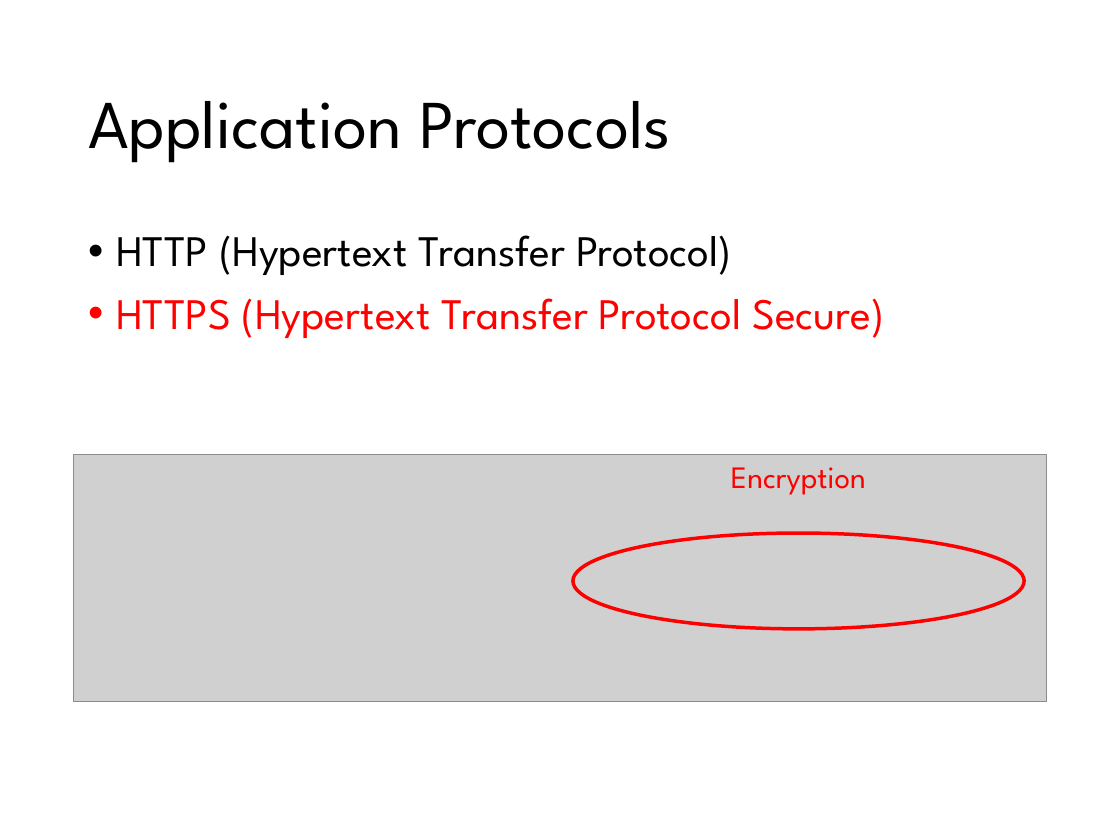
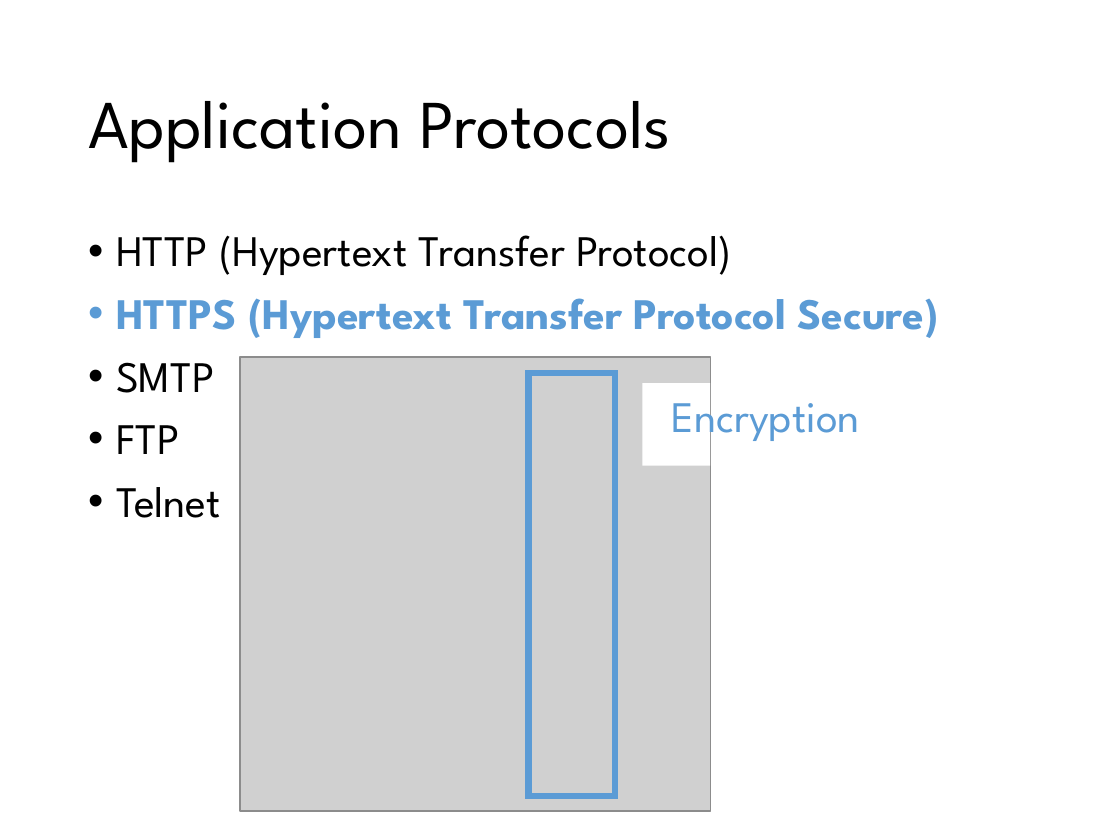
Before and after one commit to Yi-Chia-Chen/my-website, a slide deck: slide 59 of Files/Slides/Web Development_Yi-Chia Chen.pptx (slide 52 before the commit). Drawn at 1120x840 pixels with LibreOffice and Linux fonts; fonts in the diff are those of the drawing; grey boxes stand for pictures. Boxes give left, top, right and bottom in pixels: in the first picture for what was removed or moved away, otherwise in the second. Text is boxed around its words. In the diff, an @@ line names an element or a change of style, - is before the commit and + after.

```diff
--- a/Files/Slides/Web Development_Yi-Chia Chen.pptx
+++ b/Files/Slides/Web Development_Yi-Chia Chen.pptx
@@ text at bbox=[116, 298, 939, 338]: text colour #FF0000 to #5B9BD5, bold on in "HTTPS (Hypertext Transfer Protocol Secure)" @@
@@ picture added at bbox=[240, 357, 710, 811] @@
@@ text at bbox=[116, 362, 221, 518]: paragraphs added @@
+• SMTP
+• FTP
+• Telnet
@@ rectangle added at bbox=[529, 373, 616, 796], outline #5B9BD5 4 pt @@
@@ text "Encryption": place and size @@
-text "Encryption" at bbox=[731, 467, 866, 495]
+text "Encryption" at bbox=[671, 388, 860, 445]
@@ text "Encryption" at bbox=[671, 388, 860, 445]: size 20 to 28 pt, text colour #FF0000 to #5B9BD5 @@
@@ rectangle added at bbox=[643, 383, 711, 466], fill #FFFFFF @@
@@ picture removed at bbox=[73, 455, 1046, 701] @@
@@ ellipse removed at bbox=[573, 533, 1025, 629] @@
```
Also in this commit, not shown: 23 other slides changed, 19 slides added, 11 slides removed, 3 other files.
